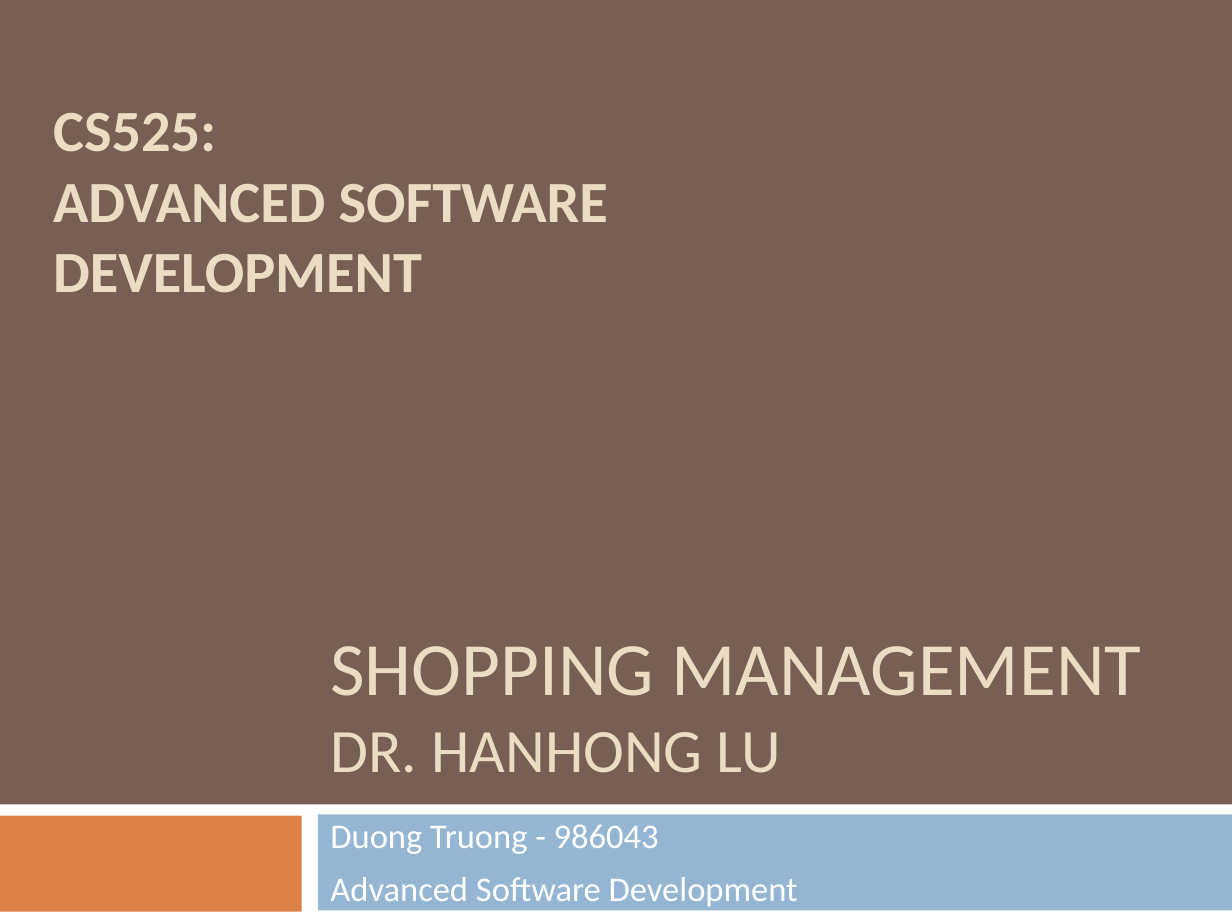
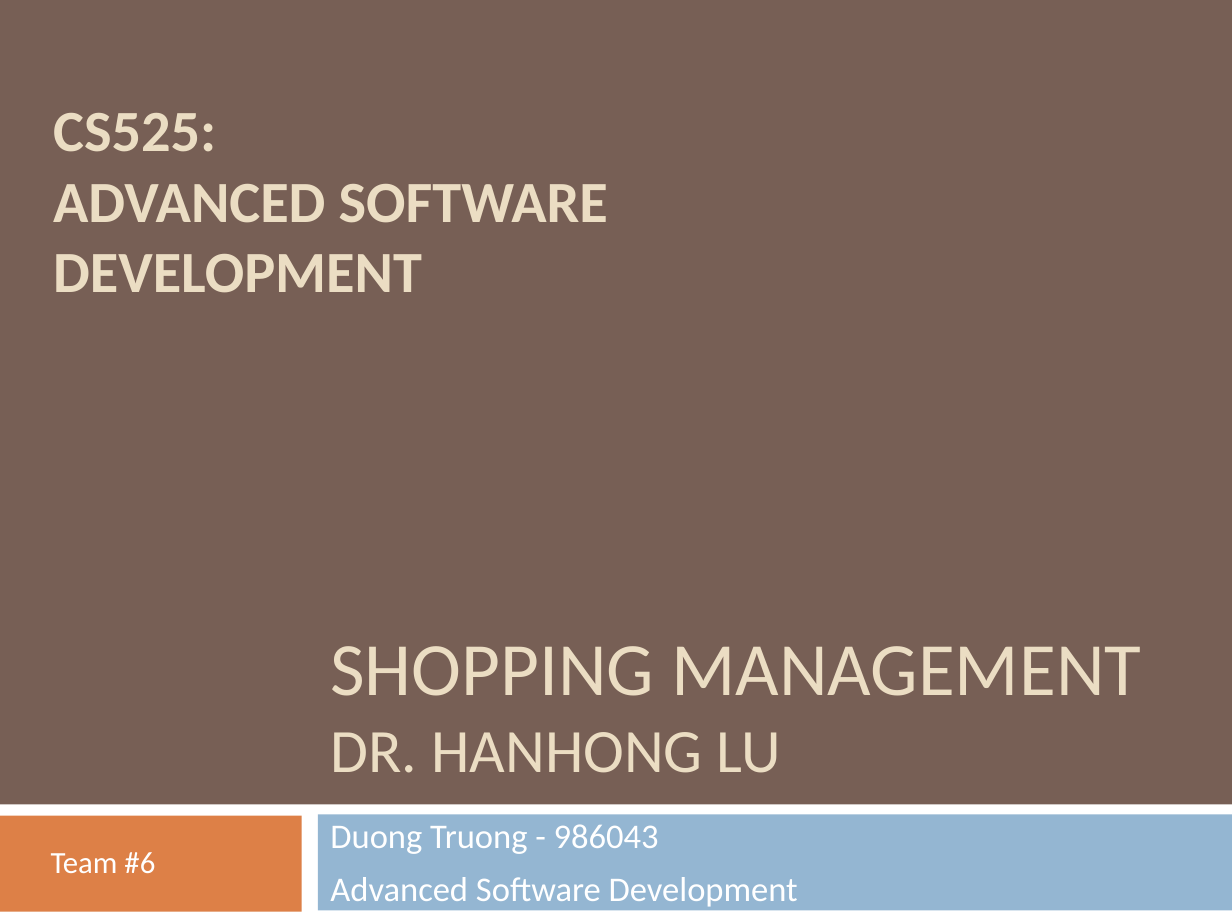
Before and after one commit to yangquan1982/ASD, a slide deck: slide 1 of Document/ASD_Duong.pptx. Drawn at 1232x924 pixels with LibreOffice and Linux fonts; fonts in the diff are those of the drawing. Boxes give left, top, right and bottom in pixels: in the first picture for what was removed or moved away, otherwise in the second. Text is boxed around its words. In the diff, an @@ line names an element or a change of style, - is before the commit and + after.

```diff
--- a/Document/ASD_Duong.pptx
+++ b/Document/ASD_Duong.pptx
@@ text added at (51, 852, 155, 873), 18 pt, text #FFFFFF @@
+Team #6
```
Also in this commit, not shown: 2 other files.
